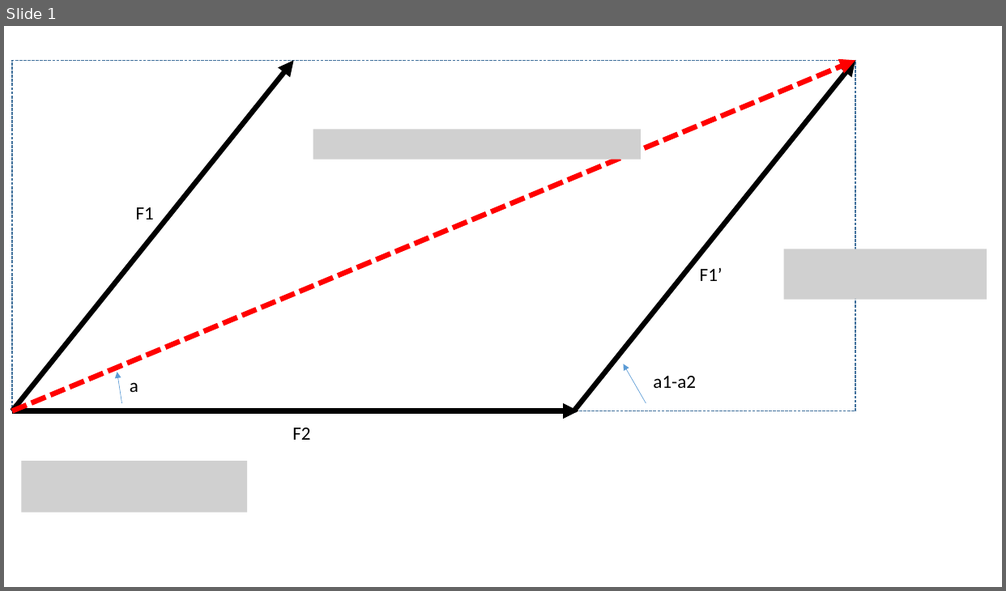
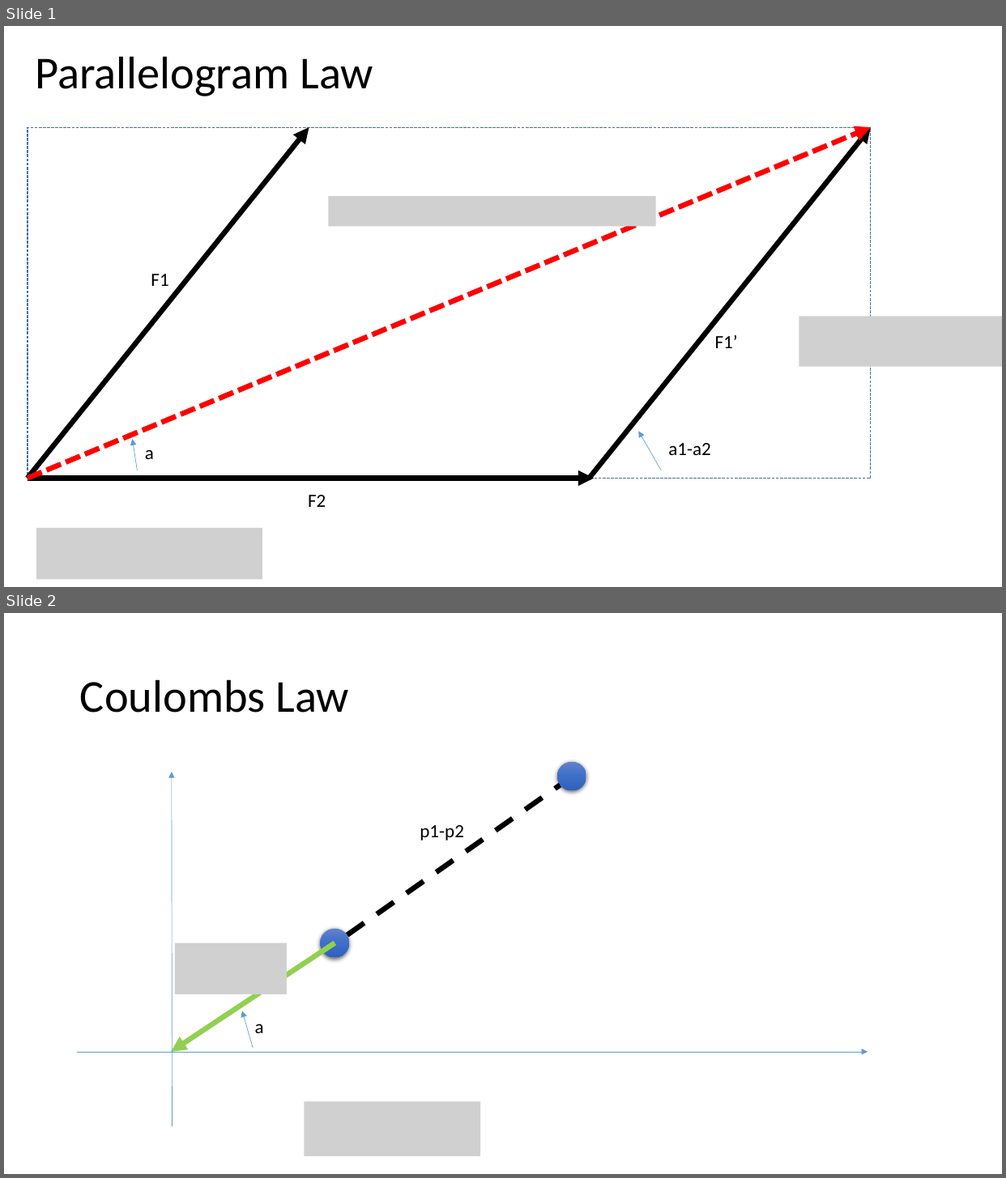
Before and after one commit to xieguigang/sciBASIC, a slide deck: gr/physics/Figures.pptx. Shown one above the other, each under a label of ours: slide 1 before the commit, slides 1 and 2 after it. The pictures are 1006x591 and 1006x1178 pixels, drawn with LibreOffice and Linux fonts; fonts in the diff are those of the drawing; grey boxes stand for pictures. Boxes give left, top, right and bottom in pixels: in the first picture for what was removed or moved away, otherwise in the second. Text is boxed around its words. In the diff, an @@ line names an element or a change of style, - is before the commit and + after.

Commit message:
CoulombsLaw between the mass points

```diff
--- a/gr/physics/Figures.pptx
+++ b/gr/physics/Figures.pptx
@@ slide 2 added at bbox=[4, 613, 1002, 1174], background #FFFFFF @@
@@ title added at bbox=[80, 679, 349, 713], 44 pt, text #000000 @@
+Coulombs Law
@@ arrow added from (172, 1127) to (172, 772), #5B9BD5 0.5 pt @@
@@ line added from (572, 777) to (331, 946), #000000 5 pt dashed @@
@@ ellipse added at bbox=[557, 762, 586, 791], fill gradient #6183CB to #3E70CA to #3062BB @@
@@ text added at bbox=[420, 825, 464, 841], 18 pt, text #000000 @@
+p1-p2
@@ arrow added from (335, 943) to (171, 1052), #92D050 5 pt @@
@@ picture added at bbox=[175, 943, 287, 995] @@
@@ ellipse added at bbox=[321, 929, 350, 958], fill gradient #6183CB to #3E70CA to #3062BB @@
@@ arrow added from (253, 1048) to (242, 1012), #5B9BD5 0.5 pt @@
@@ text added at bbox=[255, 1024, 264, 1033], 18 pt, text #000000 @@
+a
@@ arrow added from (78, 1052) to (868, 1052), #5B9BD5 0.5 pt @@
@@ picture added at bbox=[305, 1102, 481, 1157] @@
@@ slide 1 changed as well @@
@@ title added at bbox=[35, 56, 373, 96], 44 pt, text #000000 @@
+Parallelogram Law
@@ 5 arrows, 1 picture, 1 text, 1 rectangle: place and size @@
-5 arrows, 1 picture, 1 text, 1 rectangle at bbox=[12, 61, 856, 412]
+5 arrows, 1 picture, 1 text, 1 rectangle at bbox=[27, 127, 871, 478]
@@ 4 texts, 2 pictures, 1 arrow: place and size @@
-4 texts, 2 pictures, 1 arrow at bbox=[21, 249, 987, 513]
+4 texts, 2 pictures, 1 arrow at bbox=[37, 317, 1002, 580]
```
Also in this commit, not shown: 2 other files.
